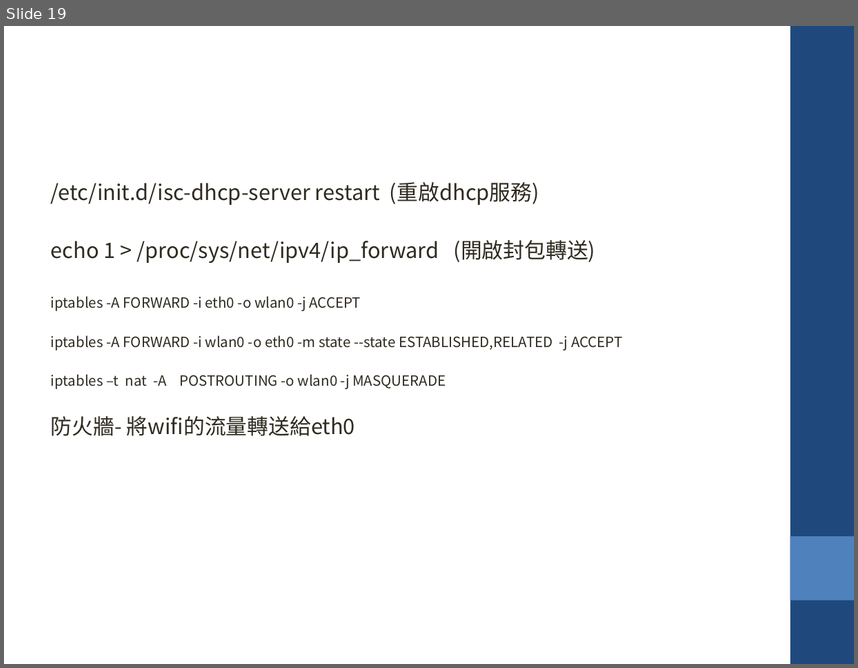
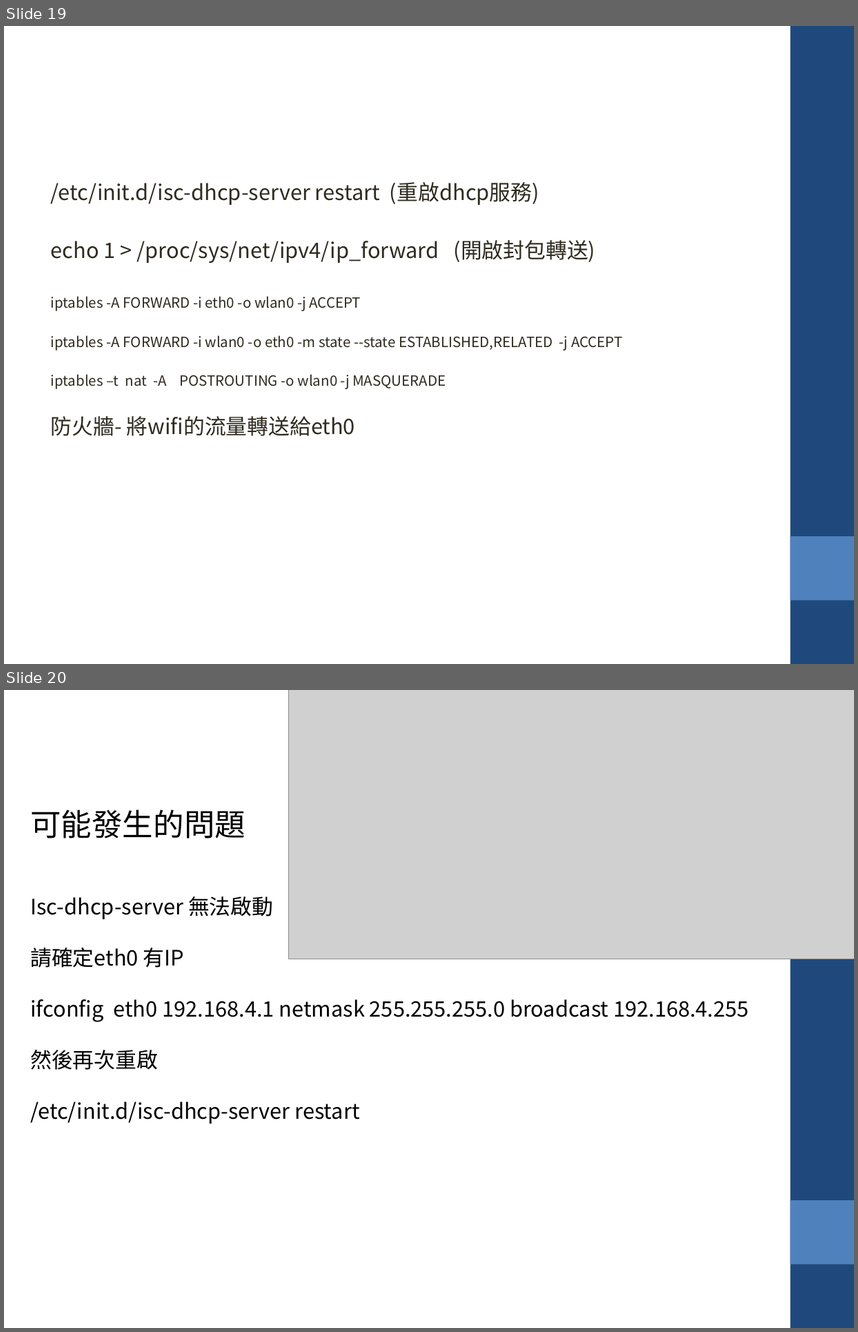
Before and after one commit to krnick/AP_MODE, a slide deck: 設定wifi ap_repeater.pptx. Shown one above the other, each under a label of ours: slide 19 before the commit, slides 19 and 20 after it. The pictures are 858x668 and 858x1332 pixels, drawn with LibreOffice and Linux fonts; fonts in the diff are those of the drawing; grey boxes stand for pictures. Boxes give left, top, right and bottom in pixels: in the first picture for what was removed or moved away, otherwise in the second. Text is boxed around its words. In the diff, an @@ line names an element or a change of style, - is before the commit and + after.

```diff
--- a/設定wifi ap_repeater.pptx
+++ b/設定wifi ap_repeater.pptx
@@ slide 20 added at [4,690,854,1328], background #FFFFFF; not listed: 2 template elements that a slide beside it also shows @@
@@ picture added at [289,690,854,960] @@
@@ text added at [30,809,749,1123], 18 pt, text #000000 @@
+可能發生的問題
+Isc-dhcp-server 無法啟動
+請確定eth0 有IP
+ifconfig eth0 192.168.4.1 netmask 255.255.255.0 broadcast 192.168.4.255
+然後再次重啟
+/etc/init.d/isc-dhcp-server restart
```
Also in this commit, not shown: 2 slides changed, 2 other slides added, 1 other file.
